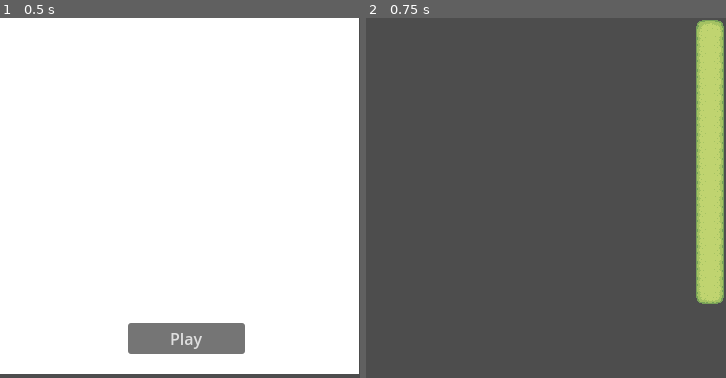
Above: before the commit, frames 1-2 (left to right).
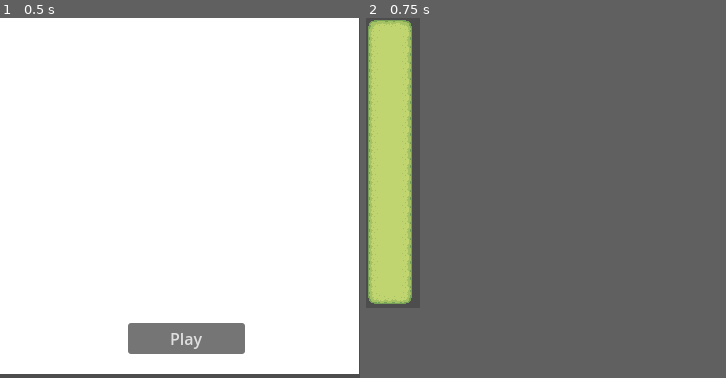
Above: after the commit, the same moments.

Repository: thiagoalgo/bordless-farm
Game: Godot game, scene res://scenes/scn_main.tscn
Two runs of this game, one before a commit and one after it. Both use one fixed random seed, a clock stepped at 60 frames per second and the inputs below.
Inputs:
- Up to frame 1 (0.5 s): no input
- Up to frame 2 (0.75 s): click "Play" at 0.5 s
In our replay, in frame 2 the window is 360x360 before the commit and 54x290 after it. These sizes can differ from the game's own. Grey fills any space a smaller window leaves; there, only what the larger window draws over its background counts as a difference.

Frame 1 is identical in both runs. In frame 2, 16% of the frame differs, in the area x 0-100%, y 0-80%.

Commit message:
Refactor map positioning and sizing logic
Moved window size and position calculations to scn_level.gd's _init() for better initialization. Simplified map position logic for EAST side and removed unused get_map_used_size(). Updated scn_main.gd to set window position and size based on scn_level_instance's map properties.

Diff:
--- a/scripts/scn_level.gd
+++ b/scripts/scn_level.gd
@@ -45,18 +45,19 @@
 	if map.side == GameWindowSide.NORTH or map.side == GameWindowSide.SOUTH:
 		map.orientation = GameWindowOrientation.HORIZONTAL
 
+	calc_win_size()
+	calc_win_pos()
+
 
 func _ready() -> void:
-	calc_win_size()
 	generate_map()
-	calc_win_pos()
 	create_map()
 
 
 func calc_win_size() -> void:
 	if map.orientation == GameWindowOrientation.VERTICAL:
 		# EAST OR WEST
-		map.size.x = int(screen_size.x * 0.10) # 15% da largura da tela
+		map.size.x = int(screen_size.x * 0.15) # 15% da largura da tela
 		map.size.y = int(screen_size.y) - map.margin.top - map.margin.bottom # altura da tela
 	else:
 		# NORTH OR SOUTH
@@ -69,10 +70,8 @@
 		if map.side == GameWindowSide.WEST:
 			map.pos.x = 0
 		else:
-			# East
-			# Ajusta a posição para colar no lado, porque tem o arredondamento do tamanho da tela
-			# em relação ao tamanho da multiplicação dos tiles
-			map.pos.x = screen_size.x - map.size.x + (map.size.x - get_map_used_size().x)
+			# EAST
+			map.pos.x = screen_size.x - map.size.x
 
 		map.pos.y = 0 + map.margin.top
 	else:
@@ -84,8 +83,8 @@
 			map.pos.y = screen_size.y - map.size.y - map.margin.bottom
 
 func create_map() -> void:
-	position = map.pos
-	print(position)
+	#position = map.pos
+	position = Vector2i.ZERO
 
 
 func generate_map() -> void:
@@ -96,15 +95,3 @@
 		for y in range(rows):
 			var pos: Vector2i = Vector2i(x, y)
 			tilemap.set_cells_terrain_connect([pos], 0, 0)
-
-
-func get_map_used_size() -> Vector2:
-	var used_rect = tilemap.get_used_rect() # em coordenadas de tile
-	var cell_size = tilemap.tile_set.tile_size # tamanho de cada tile em pixels (Vector2i)
-
-	var pixel_size: Vector2 = Vector2(
-		used_rect.size.x * cell_size.x,
-		used_rect.size.y * cell_size.y
-	)
-
-	return pixel_size
--- a/scripts/scn_main.gd
+++ b/scripts/scn_main.gd
@@ -33,9 +33,9 @@
 func open_level() -> void:
 	if scn_level_instance: return
 
-	DisplayServer.window_set_position(Vector2i(0, 0))
-	DisplayServer.window_set_size(screen_size)
 	scn_level_instance = scn_level.instantiate()
+	DisplayServer.window_set_position(scn_level_instance.map.pos)
+	DisplayServer.window_set_size(scn_level_instance.map.size)
 	add_child(scn_level_instance)
 
 
